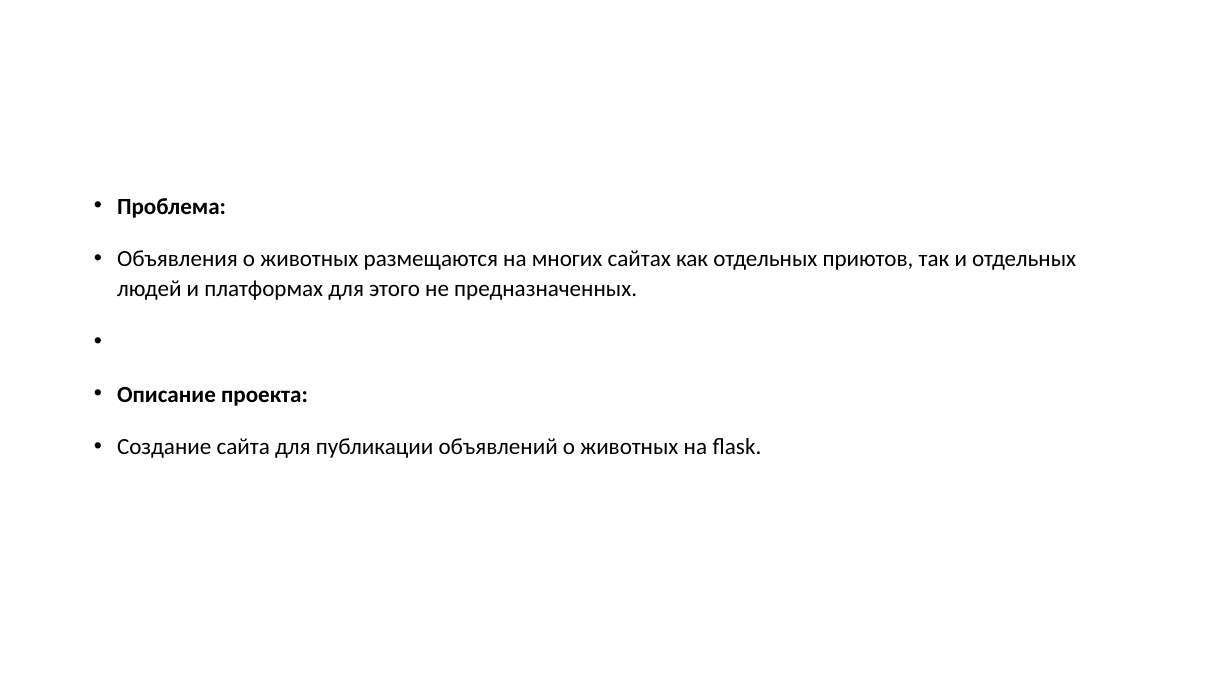
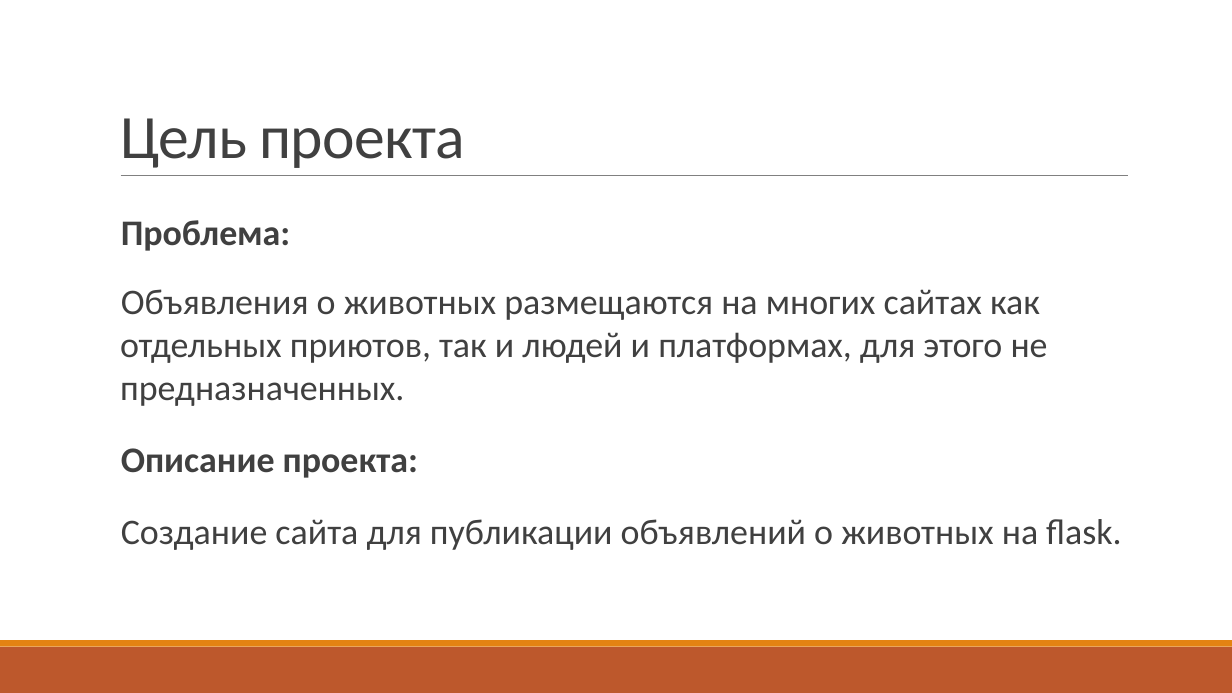
Before and after one commit to waire-p/PetS, a slide deck: slide 2 of Docs/PetSearch(WEB).pptx. Drawn at 1232x693 pixels with LibreOffice and Linux fonts; fonts in the diff are those of the drawing. Boxes give left, top, right and bottom in pixels: in the first picture for what was removed or moved away, otherwise in the second. Text is boxed around its words. In the diff, an @@ line names an element or a change of style, - is before the commit and + after.

```diff
--- a/Docs/PetSearch(WEB).pptx
+++ b/Docs/PetSearch(WEB).pptx
@@ title added at box(120, 118, 466, 168), 48 pt, text #404040 @@
+Цель проекта
@@ line added from (121, 176) to (1128, 176), #808080 0.5 pt @@
@@ text "Проблема:": place and size @@
-text "Проблема:" at box(117, 198, 1076, 458)
+text "Проблема:" at box(120, 220, 1122, 550)
@@ text at box(121, 220, 1122, 550): size 18 to 28 pt, text colour #000000 to #404040 in "Проблема:", "Описание проекта:", "Создание сайта для публикации объявлений о животных ..."; bullet • to  ; line spacing 1.07 to 1; more space between paragraphs @@
@@ text at box(120, 289, 1048, 406): text changed; size 18 to 28 pt; text colour #000000 to #404040 @@
-• Объявления о животных размещаются на многих сайтах как отдельных приютов, так и отдельных людей и платформах для этого не предназначенных.
+  Объявления о животных размещаются на многих сайтах как отдельных приютов, так и людей и платформах, для этого не предназначенных.
@@ rectangle added at box(0, 647, 1232, 693), fill #BD582C @@
@@ rectangle added at box(0, 640, 1232, 647), fill #E48312 @@
```
Also in this commit, not shown: 1 other slide changed, 6 slides added, 4 slides removed, 1 other file.
